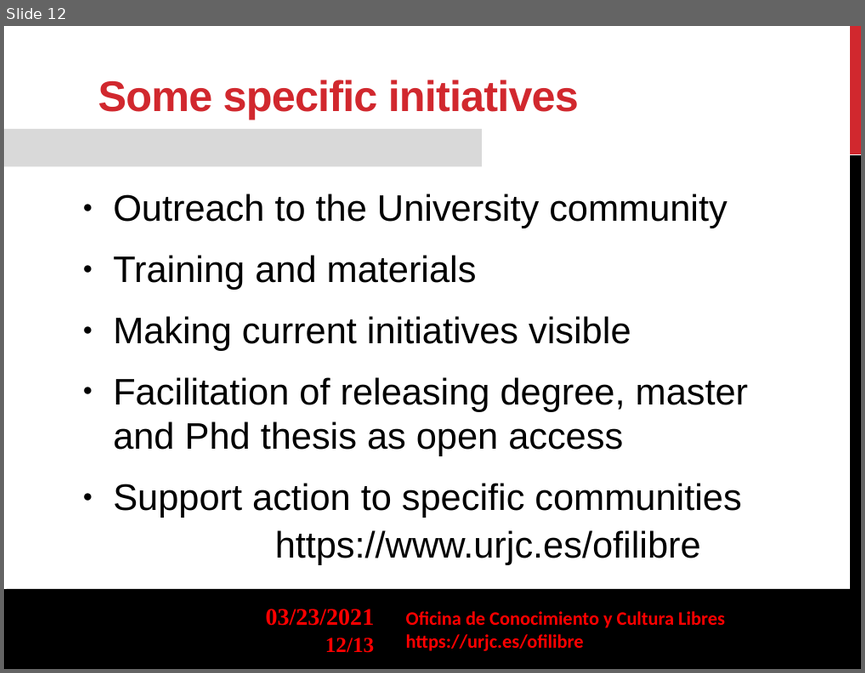
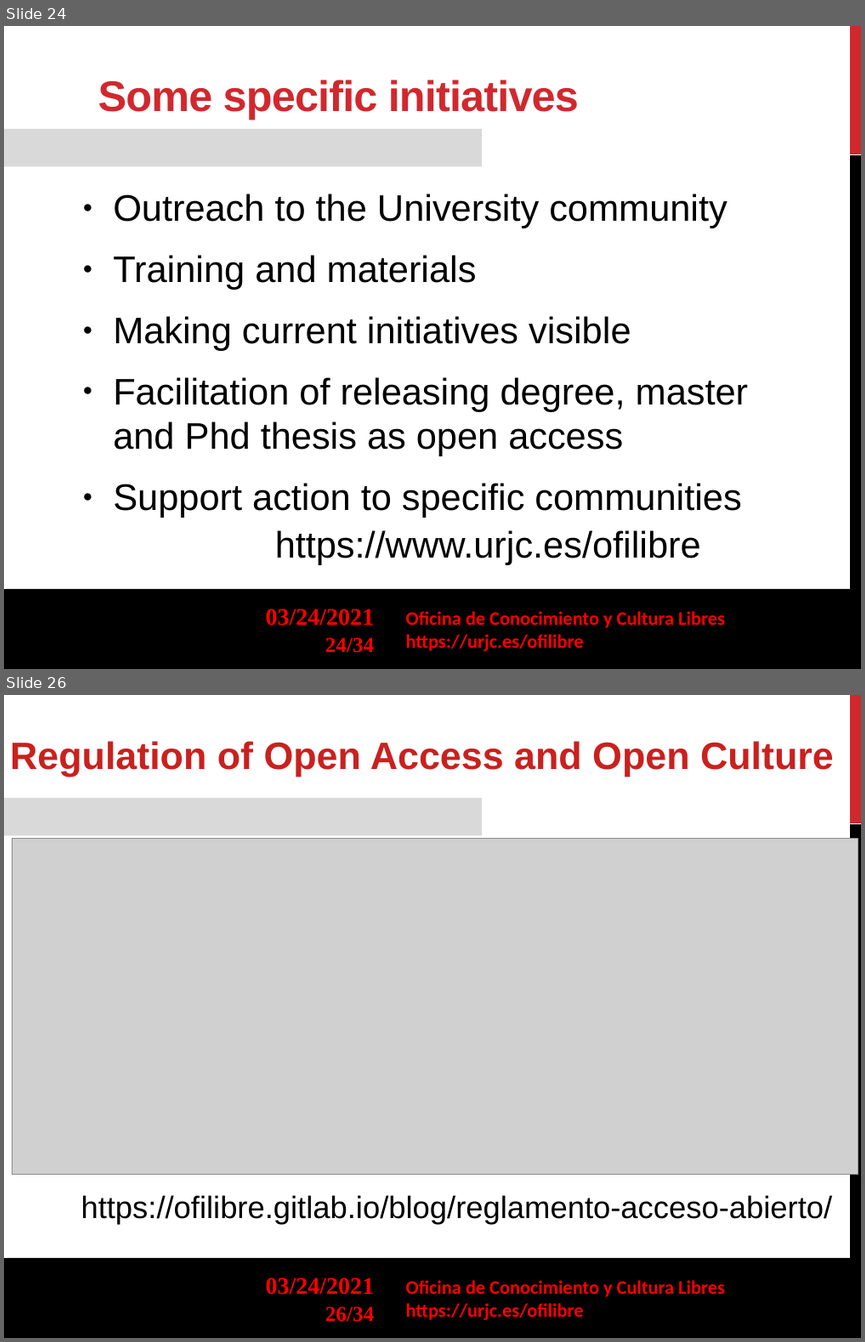
Before and after one commit to gabrielIzquierdo/OfiLibreGabri.github.io, a slide deck: transpas/ofilibre/Ofilibre-presentacion-en.odp. Shown one above the other, each under a label of ours: slide 12 before the commit, slides 24 and 26 after it; the slides between them are not shown. The pictures are 865x673 and 865x1342 pixels, drawn with LibreOffice and Linux fonts; fonts in the diff are those of the drawing; grey boxes stand for pictures; background and template pictures are left out. Boxes give left, top, right and bottom in pixels: in the first picture for what was removed or moved away, otherwise in the second. Text is boxed around its words. In the diff, an @@ line names an element or a change of style, - is before the commit and + after.

```diff
--- a/transpas/ofilibre/Ofilibre-presentacion-en.odp
+++ b/transpas/ofilibre/Ofilibre-presentacion-en.odp
@@ slide 26 added at box(4, 695, 861, 1338), background #FFFFFF; not listed: 7 template elements that a slide beside it also shows @@
@@ text added at box(10, 741, 834, 777), 32 pt, text #C9211E, bold @@
+Regulation of Open Access and Open Culture
@@ picture added at box(12, 838, 858, 1174) @@
@@ text added at box(81, 1195, 833, 1225), 26 pt, text #000000 @@
+https://ofilibre.gitlab.io/blog/reglamento-acceso-abierto/
@@ what was slide 12 is now slide 24 @@
@@ slide 24 changed as well @@
@@ text at box(266, 608, 375, 625): text changed @@
-03/23/2021
+03/24/2021
@@ page number at box(325, 637, 374, 652): text changed @@
-12/13
+24/34
```
Also in this commit, not shown: 12 other slides changed, 20 other slides added, 1 other file.
